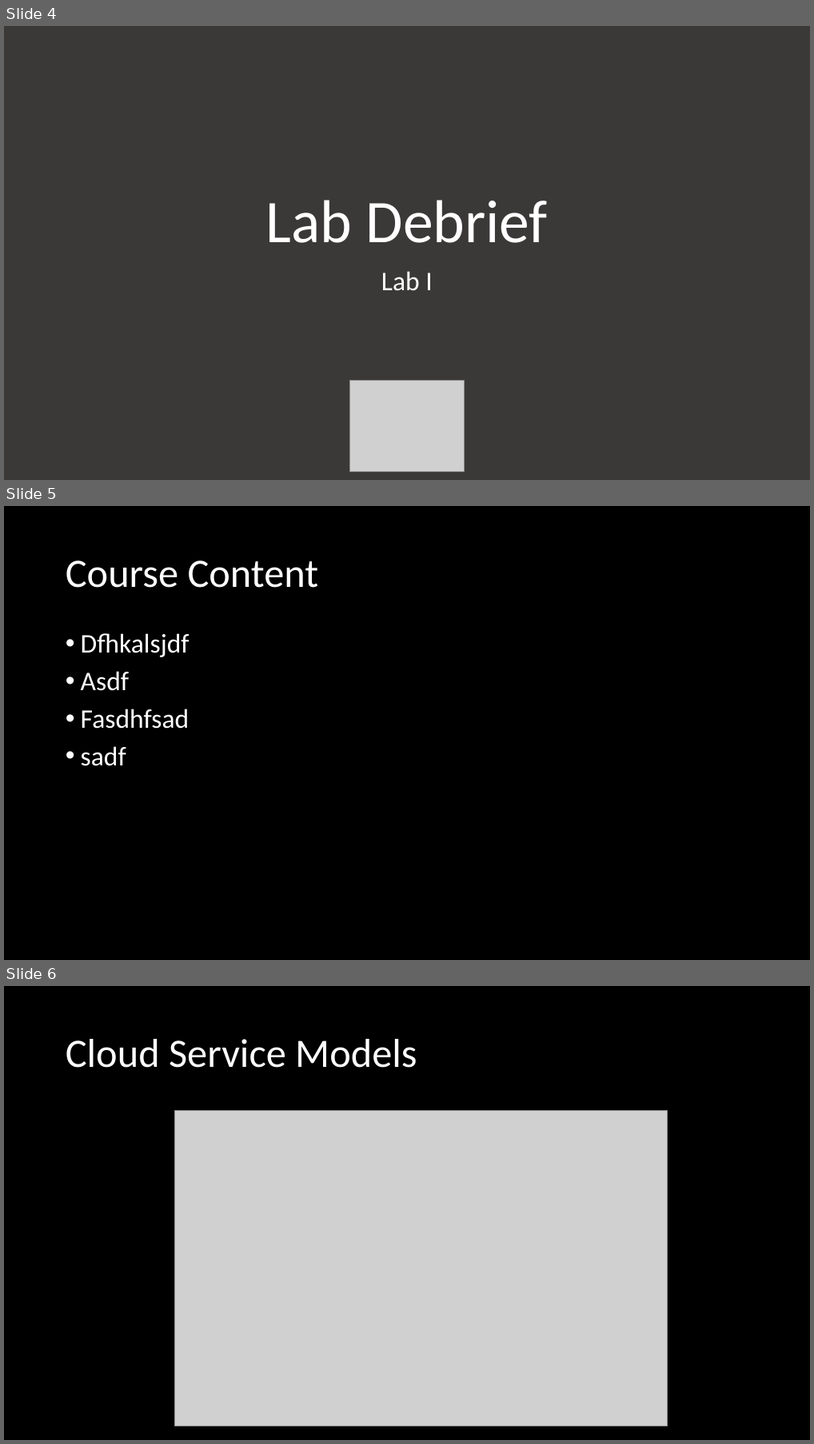
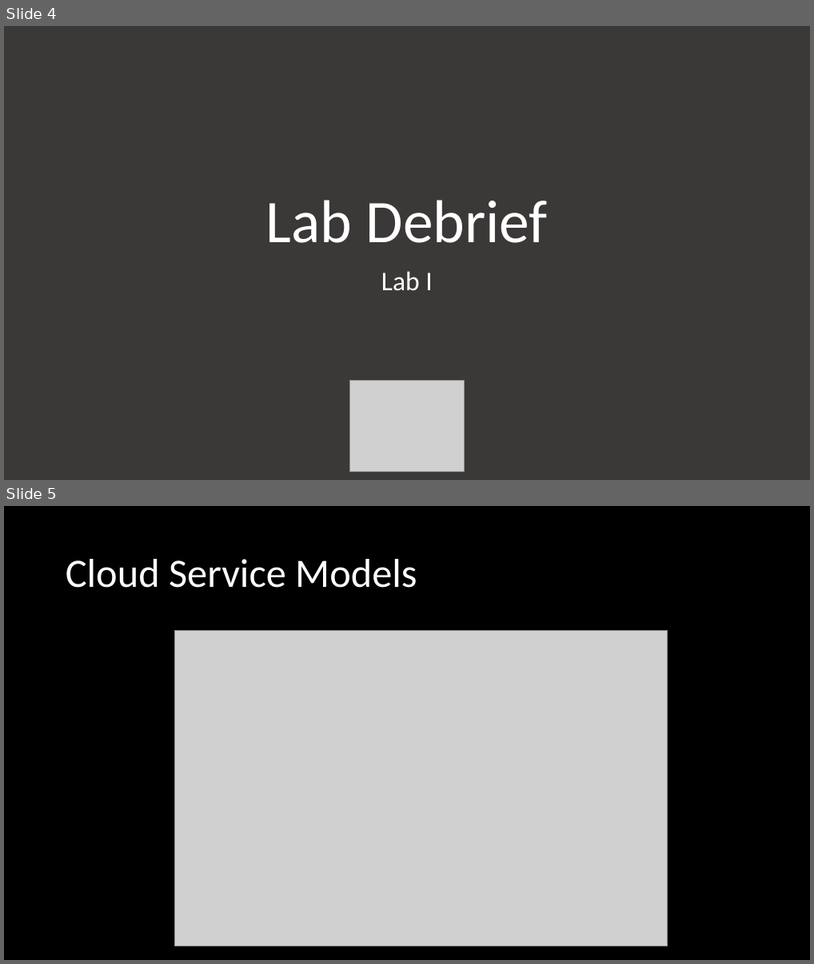
Before and after one commit to orstewar/ist346-content, a slide deck: content/15-cloud-and-devops.pptx. Shown one above the other, each under a label of ours: slides 4, 5 and 6 before the commit, slides 4 and 5 after it. The pictures are 814x1444 and 814x964 pixels, drawn with LibreOffice and Linux fonts; fonts in the diff are those of the drawing; grey boxes stand for pictures. Boxes give left, top, right and bottom in pixels: in the first picture for what was removed or moved away, otherwise in the second. Text is boxed around its words. In the diff, an @@ line names an element or a change of style, - is before the commit and + after.

```diff
--- a/content/15-cloud-and-devops.pptx
+++ b/content/15-cloud-and-devops.pptx
@@ slide 5 removed at [4, 506, 810, 960], background #000000 @@
@@ title removed at [66, 560, 319, 588] @@
-Course Content
@@ text removed at [81, 633, 190, 766] @@
-• Dfhkalsjdf
-• Asdf
-• Fasdhfsad
-• sadf
@@ what was slide 6 is now slide 5 @@
```
Also in this commit, not shown: 11 other files.
